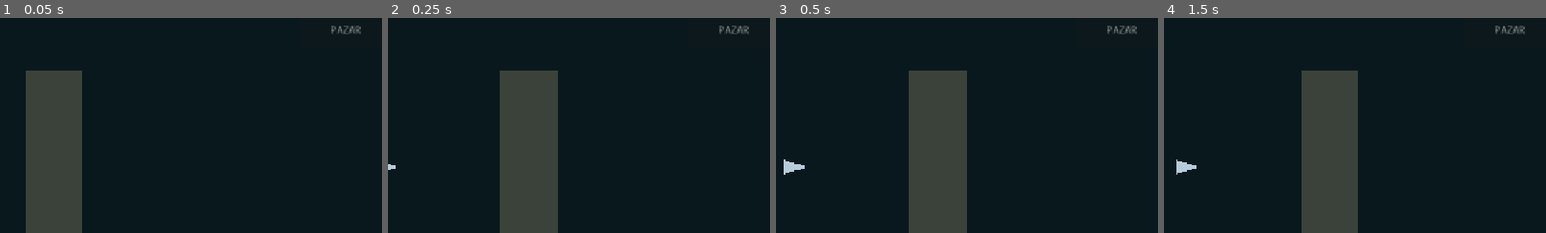
Above: before the commit, frames 1-4 (left to right).
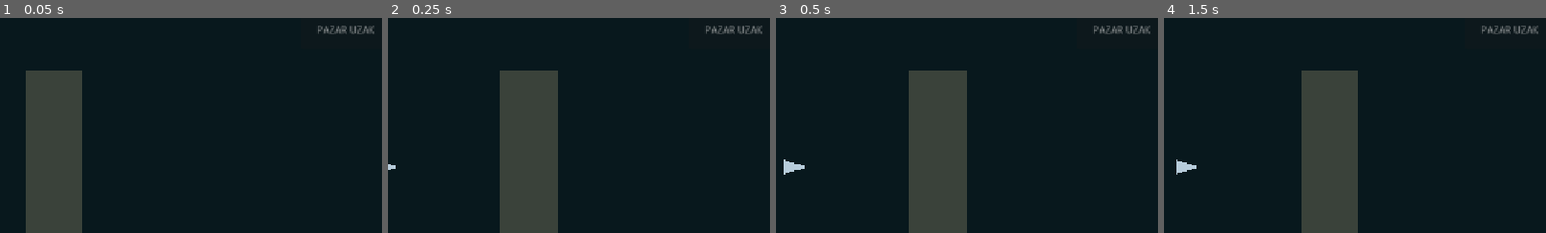
Above: after the commit, the same moments.

Repository: TheOsmanYILDIRIM/SeaCraft
Game: Godot game, scene res://src/presentation/bootstrap.tscn
The game is run twice, just before and just after one commit, with the same random seed, the same clock (stepped at 60 frames per second) and the same inputs.
Inputs:
- Up to frame 1 (0.05 s): no input
- Up to frame 2 (0.25 s): no input
- Up to frame 3 (0.5 s): no input
- Up to frame 4 (1.5 s): click "YUVARLAK" at 0.5 s; click "YUVARLAK ✓" at 1.25 s
The pictures show only the part of the screen within x 47-97%, y 15-65%; the shares and areas given below are measured in that part.

The runs differ from the first frame. In frame 1, 0.4% of the frame differs, in the area x 83-98%, y 3-8%; in frame 2, 0.4%; in frame 3, 0.4%; in frame 4, 0.4%.

Commit message:
PRG-05: share live harbor access geometry and verify LAN market replay

Diff:
--- a/src/network/prg05_market_access_guard.gd
+++ b/src/network/prg05_market_access_guard.gd
@@ -41,12 +41,5 @@
 	var sector: SectorRuntime = binding["sector"]
 	if sector == null or str(_inventory.economy_market_cargo_spec(market_id).get("sector", "")) != sector.sector_id:
 		return false
-	var position := motor.global_position
-	var indexed := sector.entity_position(owner_id)
-	if not position.is_finite() or not indexed.is_finite() or not sector.bounds.has_point(position):
-		return false
-	if position.distance_squared_to(indexed) > MAX_POSITION_LAG * MAX_POSITION_LAG:
-		return false
-	var center: Vector2 = binding["center"]
-	var radius := float(binding["radius"])
-	return position.distance_squared_to(center) <= radius * radius
+	return sector.entity_within_interaction_range(owner_id, motor.global_position,
+		binding["center"], float(binding["radius"]), MAX_POSITION_LAG)
--- a/src/presentation/bootstrap.gd
+++ b/src/presentation/bootstrap.gd
@@ -16,6 +16,8 @@
 const EMBER_AMMO_PROFILE := preload("res://src/data/content/ammo_core_ember.tres")
 const HARPOON_PROFILE := preload("res://src/data/content/harpoon_core02_debug.tres")
 const PILOT_MARKET_ID := "market.haven.salvage"
+const PILOT_MARKET_ANCHOR := "anchor.haven_center"
+const PILOT_MARKET_RADIUS := 128.0
 
 var _combat: CombatAuthority
 var _relations := FactionRelationResolver.new(true)
@@ -45,6 +47,7 @@
 var _market_button: Button
 var _market_open := false
 var _market_transaction_sequence := 0
+var _market_anchor: SectorAnchor
 var _sector_geometry: Node2D
 const ROUND_AMMO := "ammo.core_round"
 const EMBER_AMMO := "ammo.core_ember"
@@ -187,6 +190,7 @@
 			_ship_motor.velocity, _ship_motor.has_target(), _ship_motor.get_slide_collision_count()])
 		_diag_physics_left -= 1
 	_world.active().move_entity(FoundationSector.PLAYER, position_now)
+	_refresh_market_access()
 	if _map_overlay != null:
 		_map_overlay.set_player_world_position(position_now)
 	if _npc_motor != null and _combat != null and _combat.is_alive(PRACTICE_TARGET):
@@ -730,24 +734,32 @@
 	_market_panel.position = (bounds.size - _market_panel.size) * 0.5
 
 
+func _can_access_market() -> bool:
+	var sector := active_sector()
+	return sector != null and sector.sector_id == FoundationSector.HAVEN_ID and _market_anchor != null \
+		and _ship_motor != null and _ship_motor.authority_enabled \
+		and sector.entity_within_interaction_range(FoundationSector.PLAYER,
+			_ship_motor.global_position, _market_anchor.position, PILOT_MARKET_RADIUS)
+
+
 func _refresh_market_access() -> void:
 	if _market_button == null or _market_panel == null:
 		return
-	var at_haven := active_sector() != null and active_sector().sector_id == FoundationSector.HAVEN_ID
-	_market_button.disabled = not at_haven
-	if not at_haven and _market_open:
+	var allowed := _can_access_market()
+	if not allowed and _market_open:
 		_market_open = false
 		_market_panel.hide()
-		_market_button.text = "PAZAR"
-		($InputController as GameplayInputController).set_world_input_blocked(_world_map_open or _market_open)
-	if _market_open:
-		_refresh_market_quote()
+		($InputController as GameplayInputController).set_world_input_blocked(_world_map_open)
+	_market_button.disabled = not allowed
+	var next_text := "KAPAT" if _market_open else ("PAZAR" if allowed else "PAZAR UZAK")
+	if _market_button.text != next_text:
+		_market_button.text = next_text
 
 
 func _toggle_market() -> void:
 	if _market_panel == null or _market_button == null:
 		return
-	if not _market_open and (active_sector() == null or active_sector().sector_id != FoundationSector.HAVEN_ID):
+	if not _market_open and not _can_access_market():
 		return
 	if not _market_open and _world_map_open:
 		_toggle_world_map()
@@ -769,7 +781,7 @@
 
 func _on_market_intent(operation: String, payload: Dictionary) -> void:
 	# Offline/local host adapter. Never trust the panel for stock, price or identity.
-	if not _market_open or _loot == null or active_sector() == null or active_sector().sector_id != FoundationSector.HAVEN_ID:
+	if not _market_open or _loot == null or not _can_access_market():
 		return
 	if operation not in [InventoryState.OP_MARKET_BUY, InventoryState.OP_MARKET_SELL]:
 		return
@@ -848,6 +860,21 @@
 	_add_rectangle(geometry, sector.bounds, Color(0.035, 0.095, 0.115))
 	_pilot_water = geometry.get_child(0) as Polygon2D
 	_apply_pilot_water()
+	_market_anchor = sector.anchor(PILOT_MARKET_ANCHOR) if sector.sector_id == FoundationSector.HAVEN_ID else null
+	if _market_anchor != null:
+		var market_ring := Line2D.new()
+		market_ring.name = "MarketRange"
+		market_ring.position = _market_anchor.position
+		market_ring.width = 2.0
+		market_ring.default_color = Color(0.65, 0.8, 0.45, 0.7)
+		for index in range(65):
+			market_ring.add_point(Vector2.from_angle(TAU * float(index) / 64.0) * PILOT_MARKET_RADIUS)
+		geometry.add_child(market_ring)
+		var market_label := Label.new()
+		market_label.text = "PAZAR"
+		market_label.position = _market_anchor.position + Vector2(-26.0, -20.0)
+		market_label.mouse_filter = Control.MOUSE_FILTER_IGNORE
+		geometry.add_child(market_label)
 	if is_instance_valid(_pilot_comparison):
 		_pilot_comparison.visible = sector.sector_id == FoundationSector.ID
 	for obstacle in sector.navigation.obstacle_rects():
--- a/src/simulation/world/sector_runtime.gd
+++ b/src/simulation/world/sector_runtime.gd
@@ -117,6 +117,22 @@
 
 func entity_position(id: String) -> Vector2:
 	return _entities.get(id, Vector2.INF)
+
+
+# Shared offline/LAN interaction geometry. Both the live authority motor and
+# the sector index must agree; callers supply trusted content coordinates.
+func entity_within_interaction_range(id: String, position: Vector2, center: Vector2,
+		radius: float, max_position_lag: float = 64.0) -> bool:
+	if not is_finite(radius) or radius <= 0.0 or not is_finite(max_position_lag) or max_position_lag < 0.0:
+		return false
+	var indexed := entity_position(id)
+	if not position.is_finite() or not indexed.is_finite() or not center.is_finite():
+		return false
+	if not bounds.has_point(position) or not bounds.has_point(center):
+		return false
+	if position.distance_squared_to(indexed) > max_position_lag * max_position_lag:
+		return false
+	return position.distance_squared_to(center) <= radius * radius
 
 
 func snapshot_state(exclude_entity_id: String = "") -> Dictionary:
--- a/tests/unit/test_prg05_economy.gd
+++ b/tests/unit/test_prg05_economy.gd
@@ -545,3 +545,24 @@
 	assert_eq(SessionProtocol.validate_envelope(SessionProtocol.make_envelope(2, "company_set_wage",
 		{"company_id": company, "wage": 100000})), SessionProtocol.REJECT_UNSUPPORTED_INTENT)
 	print("PRG05_COMPANY_CREW_HOST_GUARD_OK")
+
+
+func test_prg05_haven_market_shared_interaction_geometry() -> void:
+	var sector := SectorRuntime.build(load(FoundationSector.HAVEN_PATH) as SectorDefinition)
+	assert_not_null(sector)
+	var anchor := sector.anchor("anchor.haven_center")
+	assert_not_null(anchor)
+	var center := anchor.position
+	assert_true(sector.register_entity(P, center))
+	assert_true(sector.entity_within_interaction_range(P, center, center, 128.0))
+	assert_false(sector.entity_within_interaction_range(Q, center, center, 128.0))
+	assert_false(sector.entity_within_interaction_range(P, Vector2.INF, center, 128.0))
+	assert_false(sector.entity_within_interaction_range(P, center, center, INF))
+	assert_false(sector.entity_within_interaction_range(P, center + Vector2(65.0, 0.0), center, 128.0))
+	var edge := center + Vector2(128.0, 0.0)
+	assert_true(sector.move_entity(P, edge))
+	assert_true(sector.entity_within_interaction_range(P, edge, center, 128.0))
+	var outside := center + Vector2(129.0, 0.0)
+	assert_true(sector.move_entity(P, outside))
+	assert_false(sector.entity_within_interaction_range(P, outside, center, 128.0))
+	print("PRG05_HAVEN_INTERACTION_GEOMETRY_OK")
--- a/tools/net04/client_a.gd
+++ b/tools/net04/client_a.gd
@@ -3,6 +3,8 @@
 const PLAYER := FoundationSector.PLAYER
 const NPC := "entity.net04_current"
 const TXN := "txn.net04.lost_ack"
+const MARKET := "market.net04.economy"
+const MARKET_TXN := "txn.net04.market_buy"
 
 var _client: SessionClient
 var _discovery: LanDiscoveryClient
@@ -53,6 +55,16 @@
 		_abort("fresh baseline truth")
 		return
 	print("NET04_A_BASELINE_READY player=%s drop=%s" % [PLAYER, drop_id])
+	var market_sequence := _client.next_sequence()
+	if not _client.send_intent(InventoryState.OP_MARKET_BUY, {"market_id": MARKET, "quantity": 1, "transaction_id": MARKET_TXN}):
+		_abort("market send")
+		return
+	if not await _wait(func() -> bool: return _client.accepted_sequences().has(market_sequence) and not _client.transaction_result(MARKET_TXN).is_empty(), "market purchase"):
+		return
+	var market_result := _client.transaction_result(MARKET_TXN)
+	if not bool(market_result.get("accepted", false)) or int(market_result.get("stock", -1)) != 7:
+		_abort("market purchase result")
+		return
 	if not _client.send_intent(SessionProtocol.PICKUP_LOOT, {"drop_id": drop_id, "transaction_id": TXN}):
 		_abort("transaction send")
 		return
@@ -100,6 +112,16 @@
 	if int(result.get("quantity", 0)) <= 0 or _client.network_event_types().has("drop_claimed"):
 		_abort("duplicate reward or missing cached result")
 		return
+	var market_retry_sequence := _client.next_sequence()
+	if not _client.send_intent(InventoryState.OP_MARKET_BUY, {"market_id": MARKET, "quantity": 1, "transaction_id": MARKET_TXN}):
+		_abort("market reconnect retry")
+		return
+	if not await _wait(func() -> bool: return _client.accepted_sequences().has(market_retry_sequence) and not _client.transaction_result(MARKET_TXN).is_empty(), "market cached result"):
+		return
+	if _client.transaction_result(MARKET_TXN) != market_result:
+		_abort("market replay result changed")
+		return
+	print("PRG05_LAN_MARKET_RECONNECT_OK")
 	print("NET04_TRANSACTION_IDEMPOTENCY_OK transaction=%s quantity=%d" % [TXN, int(result["quantity"])])
 	print("NET04_RECONNECT_PROCESS_OK player=%s next_sequence=%d" % [PLAYER, _client.next_sequence()])
 	_touch(_work + "/a_done")
--- a/tools/net04/client_b.gd
+++ b/tools/net04/client_b.gd
@@ -2,6 +2,7 @@
 
 const BETA := "player.beta"
 const NPC := "entity.net04_current"
+const MARKET := "market.net04.economy"
 
 var _client: SessionClient
 var _work := ""
@@ -40,6 +41,16 @@
 	if _client.network_event_types().has("drop_claimed"):
 		_abort("historical event replay")
 		return
+	var market_sequence := _client.next_sequence()
+	if not _client.send_intent(InventoryState.OP_MARKET_BUY, {"market_id": MARKET, "quantity": 1, "transaction_id": "txn.net04.beta_remote"}):
+		_abort("remote market send")
+		return
+	if not await _wait(func() -> bool: return not _client.command_rejections().is_empty(), "remote market rejection"):
+		return
+	if not _client.command_rejections().has({"sequence": market_sequence, "reason": SessionProtocol.REJECT_AUTHORITY_COMMAND}):
+		_abort("remote market accepted or wrong rejection")
+		return
+	print("PRG05_LAN_MARKET_REMOTE_REJECT_OK")
 	print("NET04_LATE_JOIN_PROCESS_OK player=%s current_x=321.0 claimed_drop_absent=1" % BETA)
 	_touch(_work + "/b_done")
 	_client.close_session()
--- a/tools/net04/host_fixture.gd
+++ b/tools/net04/host_fixture.gd
@@ -2,6 +2,8 @@
 
 const CURRENT_NPC := "entity.net04_current"
 const BETA := "player.beta"
+const MARKET := "market.net04.economy"
+const MARKET_CREDIT := 1000
 
 var _session: SessionHost
 var _discovery: LanDiscoveryHost
@@ -10,6 +12,8 @@
 var _drop_id := ""
 var _boot_ms := 0
 var _ready_counts: Dictionary = {}
+var _initial_buy_price := 0
+var _initial_quantity := 0
 
 
 func start_case(game_port: int, discovery_port: int, work: String) -> void:
@@ -36,6 +40,27 @@
 	if _session.start(game_port) != OK or not _session.bind_gameplay_authority(_combat, _loot):
 		_abort("session start")
 		return
+	var inventory := _loot.inventory_state()
+	var sector := _world.active()
+	if not sector.register_entity(BETA, _beta.global_position) or not inventory.bind_owner(BETA, 12, 1000.0):
+		_abort("market beta owner")
+		return
+	if not inventory.configure_prg05() or not inventory.register_economy_faction("faction.net04.market"):
+		_abort("market setup")
+		return
+	if not inventory.register_economy_market(MARKET, "faction.net04.market", LOOT_ITEM.stable_id, sector.sector_id, 10, 8, 20):
+		_abort("market content")
+		return
+	for owner in [PLAYER, BETA]:
+		if not inventory.grant_economy_currency_authoritative(owner, "event.net04.credit", MARKET_CREDIT).get("accepted", false):
+			_abort("market credit")
+			return
+	var guard := Prg05MarketAccessGuard.new(inventory)
+	if not guard.bind_market(MARKET, sector, _player_motor.global_position, 16.0) or not _session.bind_progression_authority(inventory) or not _session.bind_market_access_authority(guard):
+		_abort("market authority binding")
+		return
+	_initial_buy_price = int(inventory.economy_quote(PLAYER, MARKET)["buy"])
+	_initial_quantity = inventory.quantity(PLAYER, LOOT_ITEM.stable_id)
 	var player_state := _player_motor.capture_save_motion()
 	var beta_state := player_state.duplicate(true)
 	beta_state["x"] = float(player_state.get("x", 0.0)) + 32.0
@@ -83,10 +108,19 @@
 	if FileAccess.file_exists(_work + "/a_done"):
 		var ledger := _session.transaction_ledger_snapshot()
 		var entries: Array = ledger["entries"]
-		if entries.size() != 1 or int(ledger["commit_sequence"]) != 1:
+		if entries.size() != 2 or int(ledger["commit_sequence"]) != 2:
 			_abort("transaction ledger duplicate")
 			return
-		print("NET04_HOST_LEDGER_OK entries=1 commit_sequence=1 reservations=%d" % _session.reservation_count())
+		var inventory := _loot.inventory_state()
+		var quote := inventory.economy_quote(PLAYER, MARKET)
+		if int(quote["stock"]) != 7 or inventory.economy_balance(PLAYER) != MARKET_CREDIT - _initial_buy_price or inventory.economy_balance(BETA) != MARKET_CREDIT or inventory.quantity(BETA, LOOT_ITEM.stable_id) != 0:
+			_abort("market state drift")
+			return
+		if inventory.quantity(PLAYER, LOOT_ITEM.stable_id) <= _initial_quantity + 1:
+			_abort("market/pickup quantity")
+			return
+		print("PRG05_LAN_ECONOMY_PROCESS_OK stock=7 transactions=2 beta_unchanged=1")
+		print("NET04_HOST_LEDGER_OK entries=2 commit_sequence=2 reservations=%d" % _session.reservation_count())
 		_discovery.stop()
 		_session.stop()
 		_clear_runtime_nodes()
